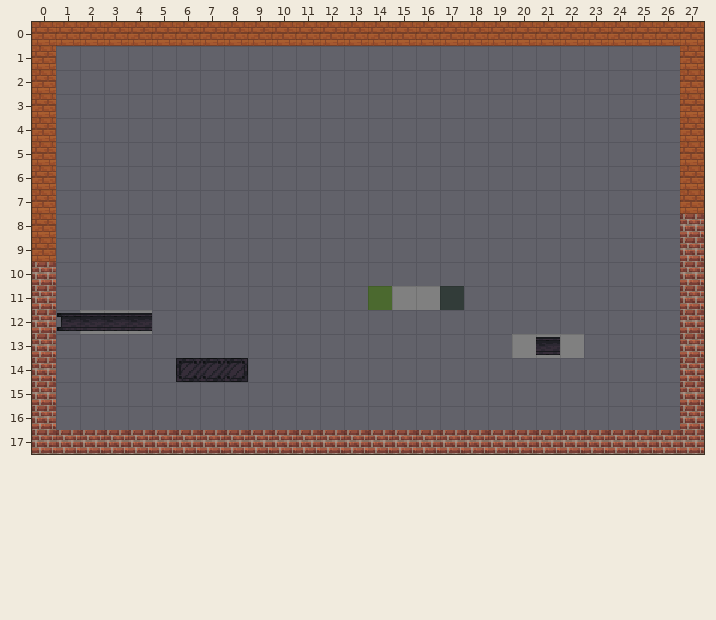
One commit to this Tiled map: x64/Debug/Assets/Maps/LevelTest.tmx. The picture above is the old version.
Cells are 16x16 px. Shown: x 0..27, y 0..17.
After:
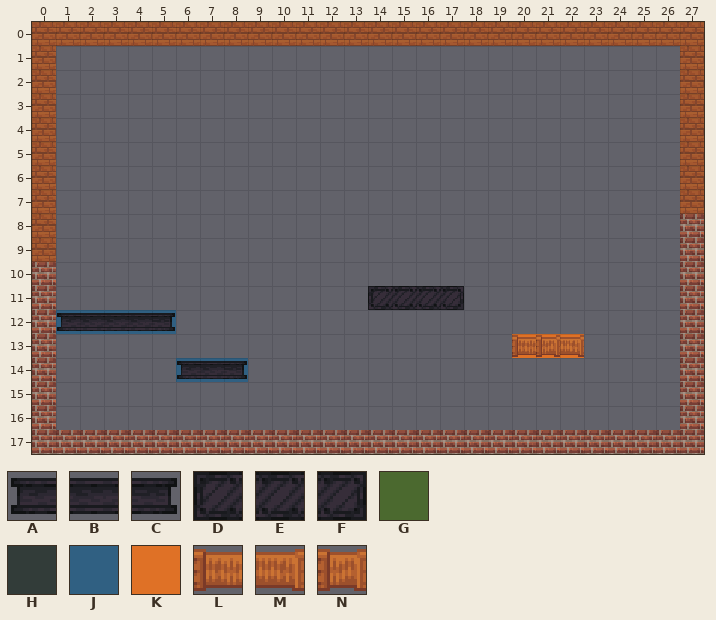
Key: from "FullTiles": A 5, B 6, C 7, D 9, E 10, F 11, G 66, H 67, J 128, K 195, L 258, M 259, N 320.
_ is an empty cell.
Tiles of an added or newly shown layer are drawn over the layers below it.
Change:
Layer "LevelIn" (now shown):
The author put tile J in row 12 at x 1 to 5; in row 14 at x 6 to 8.
The author put tile K in row 13 at x 20 to 22.
Layer "LevelOut":
Tile D becomes tile A in row 14 at x 6.
Tile E becomes tile B in row 14 at x 7.
Tile F becomes tile C in row 14 at x 8.
The author put tile C in row 12 at x 5.
Tile G becomes tile D in row 11 at x 14.
The author put tile E in row 11 at x 15 to 16.
Tile H becomes tile F in row 11 at x 17.
The author put tile L in row 13 at x 20.
The author put tile M in row 13 at x 22.
Tile B becomes tile N in row 13 at x 21.
Where, in picture pixels (left, top, right, bottom), the same in both pictures:
changed: (368, 286, 464, 310)
added: (56, 310, 176, 334)
changed: (512, 334, 584, 358)
changed: (176, 358, 248, 382)
